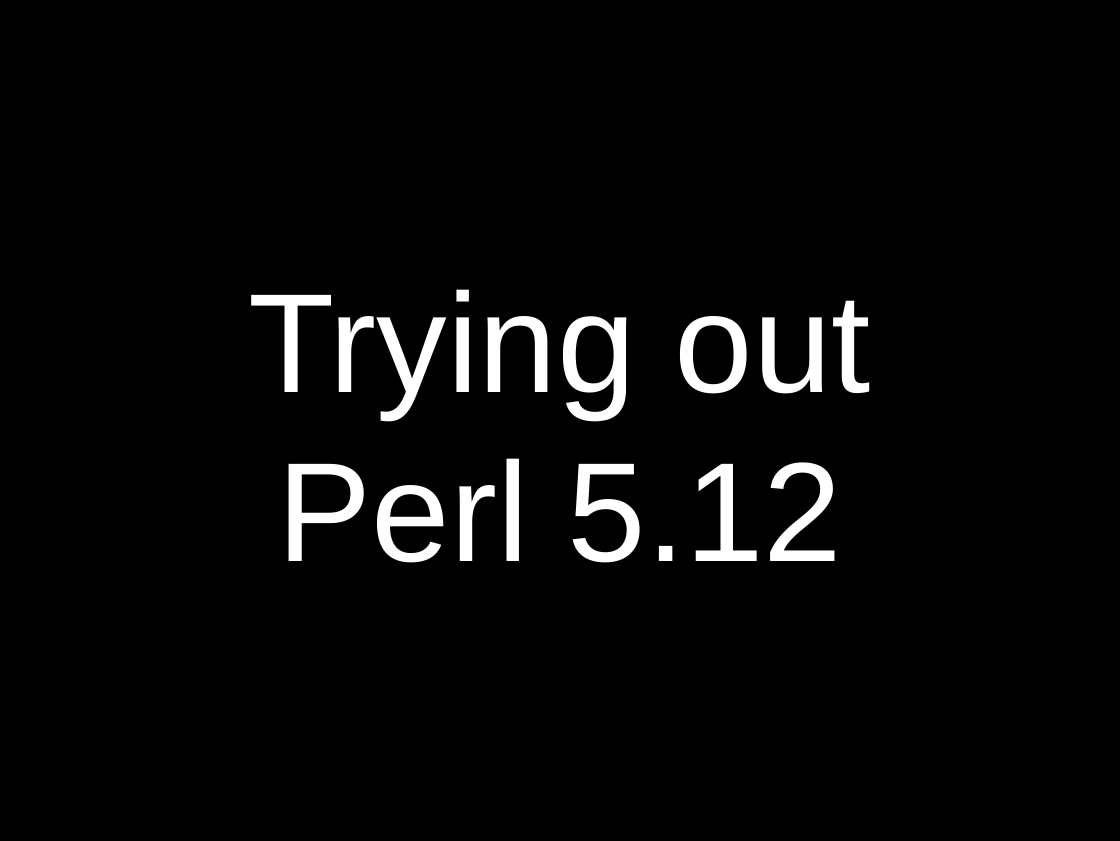
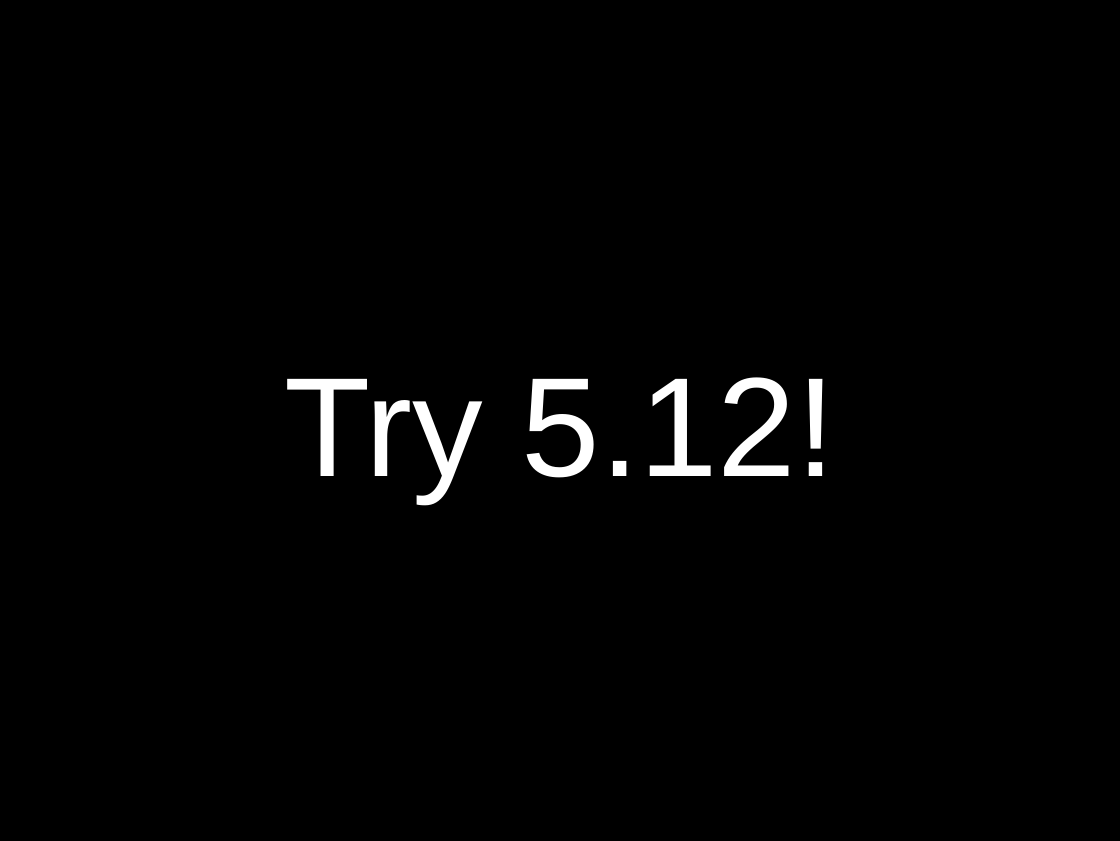
Before and after one commit to obra/talks, a slide deck: slide 272 of 2010/perl-5.12.odp (slide 240 before the commit). Drawn at 1120x841 pixels with LibreOffice and Linux fonts; fonts in the diff are those of the drawing. Boxes give left, top, right and bottom in pixels: in the first picture for what was removed or moved away, otherwise in the second. Text is boxed around its words. In the diff, an @@ line names an element or a change of style, - is before the commit and + after.

```diff
--- a/2010/perl-5.12.odp
+++ b/2010/perl-5.12.odp
@@ title at bbox=[284, 377, 836, 502]: text changed @@
-Trying out
-Perl 5.12
+Try 5.12!
```
Also in this commit, not shown: 3 other slides changed, 33 slides added, 1 slide removed, 1 other file.
